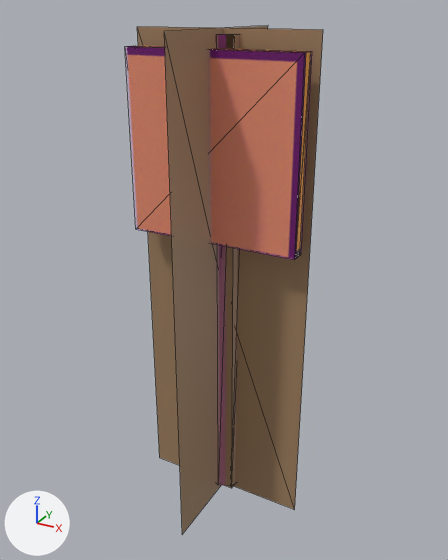
The COLLADA model beamng-props/course-signs/export/dae/arrow_turn_right.dae, before and after one commit.
Rendered twice from a camera (50 mm lens) standing at (0.886, -1.606, 1.617) and looking at (-0.005, 0.013, 0.807). Arrows for +X, +Y and +Z are at lower left; the lights stay in place. The picture after the commit comes second. Mesh edges are drawn as thin lines. Where no turn or scale is listed for an object, it has been applied to the vertices.

Before the edit, the objects in view are built like this:
```python
me_arrow_turn_right_a50 = bpy.data.meshes.new('arrow_turn_right_a50')
me_arrow_turn_right_a50.from_pydata([(-0.29, 0.0, -0.02), (0.29, 0.0, -0.02), (0.29, 0.0, 1.57), (-0.29, 0.0, 1.57), (0.0, -0.29, -0.02), (0.0, 0.29, -0.02), (0.0, 0.29, 1.57), (0.0, -0.29, 1.57)], [], [(1, 3, 0), (5, 7, 4), (1, 2, 3), (5, 6, 7)])
me_arrow_turn_right_a50.materials.append(mat_wood_104)  # brown #a08161
me_arrow_turn_right_a800 = bpy.data.meshes.new('arrow_turn_right_a800')
me_arrow_turn_right_a800.from_pydata(...)  # a box spanning x -0.05..0.05, y -0.03..0.07, z 0.0..1.55, material slot 0; a box spanning x -0.28..0.28, y -0.07..-0.04, z 0.96..1.51, material slot 1
me_arrow_turn_right_a800.materials.append(mat_wood_104)  # brown #a08161
me_arrow_turn_right_a800.materials.append(mat_sign_104)  # picture img_arrow_turn_right_png
me_colmesh_sign_1 = bpy.data.meshes.new('Colmesh_sign-1')
me_colmesh_sign_1.from_pydata(...)  # a box spanning x -0.275..0.275, y -0.082..-0.032, z 0.965..1.515
me_colmesh_sign_1.materials.append(mat_colmesh_material)  # pink #ff00ff
ob_arrow_turn_right_a50 = bpy.data.objects.new('arrow_turn_right_a50', me_arrow_turn_right_a50)
ob_arrow_turn_right_a50.location = (0.0, 0.0, 0.0)
ob_arrow_turn_right_a800 = bpy.data.objects.new('arrow_turn_right_a800', me_arrow_turn_right_a800)
ob_arrow_turn_right_a800.location = (0.0, 0.0, 0.0)
ob_colmesh_sign_1 = bpy.data.objects.new('Colmesh_sign-1', me_colmesh_sign_1)
ob_colmesh_sign_1.location = (0.0, 0.0, 0.0)
# also in view: 'Colmesh_post-1' at (0.0, 0.023, 0.775)
```
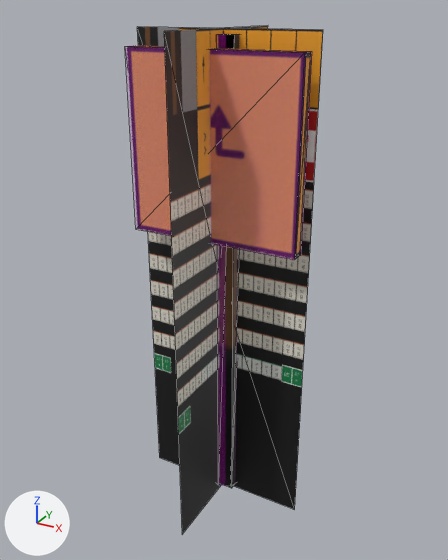
Where the change shows, as pixel boxes [x1, y1, x2, y2] in the pictures (448 x 560 px):
'arrow_turn_right_a50', recoloured (brown to grey)
    both: [137, 26, 323, 534]
part 1 of me_arrow_turn_right_a800, recoloured
    both: [226, 34, 239, 488]
part 2 of me_arrow_turn_right_a800, edited (looks the same)
    both: [136, 46, 311, 258]

Edits to the bpy script that builds the scene:
```text
Add img_sign_atlas_2048_png:
    img_sign_atlas_2048_png = load_image('sign_atlas_2048.png', 'sign_atlas_2048.png', 2048, 2048, 'sRGB')
Add mat_parkersignatlas:
    mat_parkersignatlas = principled_material('ParkerSignAtlas')
    mat_parkersignatlas.texture = img_sign_atlas_2048_png
    mat_parkersignatlas.metallic = 0.05
Change me_arrow_turn_right_a800:
    where me_arrow_turn_right_a800.from_pydata(...)  # 16 vertices, 24 faces; spans x -0.28..0.28, y -0.07..0.07, z 0.0..1.55
    used by ob_arrow_turn_right_a800; location = (0.0, 0.0, 0.0)
    me_arrow_turn_right_a800 part 1: 12 faces spanning x -0.05..0.05, y -0.03..0.07, z 0.0..1.55 switch from mat_wood_104 (brown #a08161) to mat_parkersignatlas (picture img_sign_atlas_2048_png)
    me_arrow_turn_right_a800 part 2: 12 faces spanning x -0.28..0.28, y -0.07..-0.04, z 0.96..1.51 switch from mat_sign_104 (picture img_arrow_turn_right_png) to mat_parkersignatlas (picture img_sign_atlas_2048_png)
Change me_arrow_turn_right_a50:
    where me_arrow_turn_right_a50.from_pydata(...)  # 8 vertices, 4 faces; spans x -0.29..0.29, y -0.29..0.29, z -0.02..1.57
    remove me_arrow_turn_right_a50.materials.append(mat_wood_104)  # brown #a08161
    add me_arrow_turn_right_a50.materials.append(mat_parkersignatlas)  # picture img_sign_atlas_2048_png
```
